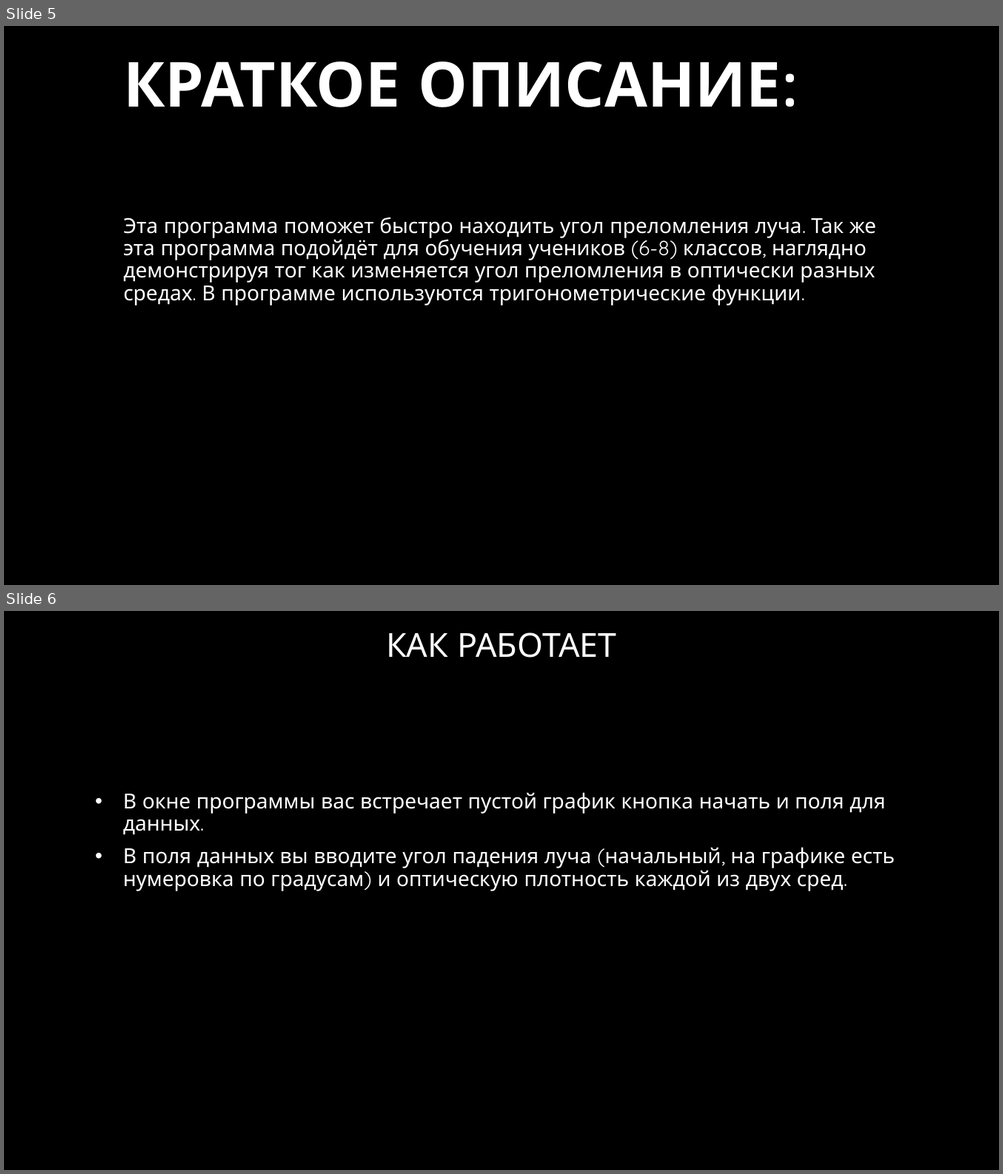
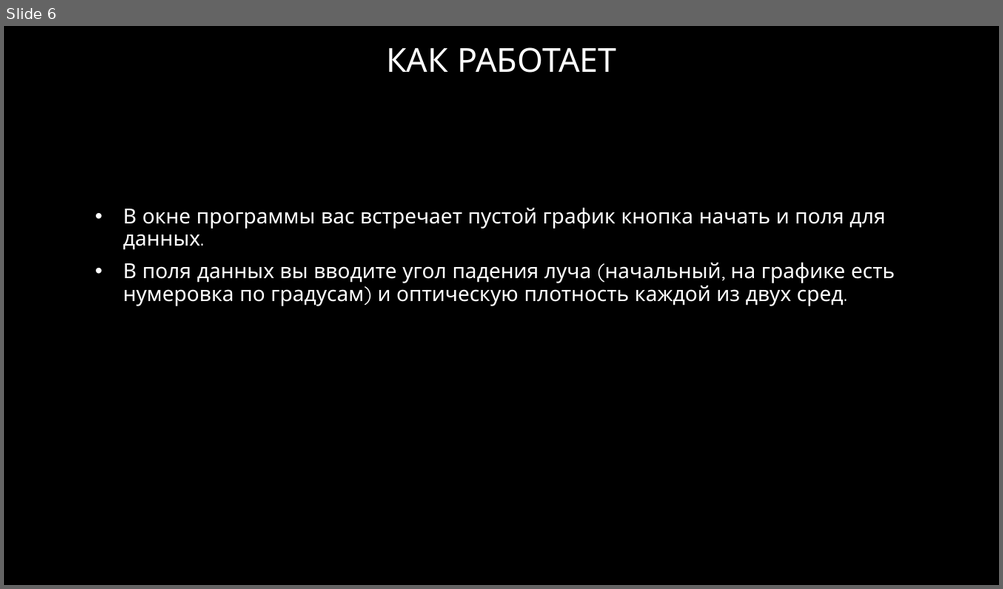
Before and after one commit to Catamba/refraction-of-the-beam-202, a slide deck: Преломление луча, при переходе из одной среды.pptx. Shown one above the other, each under a label of ours: slides 5 and 6 before the commit, slide 6 after it. The pictures are 1003x1174 and 1003x589 pixels, drawn with LibreOffice and Linux fonts; fonts in the diff are those of the drawing; background and template pictures are left out. Boxes give left, top, right and bottom in pixels: in the first picture for what was removed or moved away, otherwise in the second. Text is boxed around its words. In the diff, an @@ line names an element or a change of style, - is before the commit and + after.

```diff
--- a/Преломление луча, при переходе из одной среды.pptx
+++ b/Преломление луча, при переходе из одной среды.pptx
@@ slide 5 removed at [4, 26, 999, 585], background #000000 @@
@@ title removed at [123, 62, 798, 107] @@
-КРАТКОЕ ОПИСАНИЕ:
@@ subtitle removed at [123, 217, 876, 306] @@
-Эта программа поможет быстро находить угол преломления луча. Так же эта программа подойдёт для обучения учеников (6-8) классов, наглядно демонстрируя тог как изменяется угол преломления в оптически разных средах. В программе используются тригонометрические функции.
```
Also in this commit, not shown: 2 slides changed, 1 slide added.
